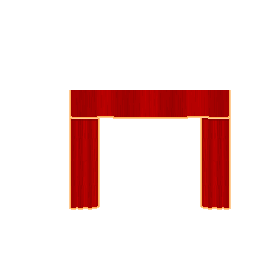
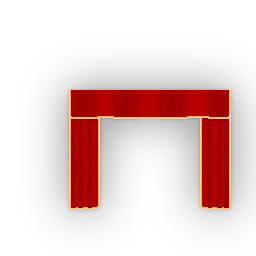
Layer changes from the first w=256, h=256 image to the second:
added layer "Layer 3" above "Background" over [25, 46, 256, 248]
